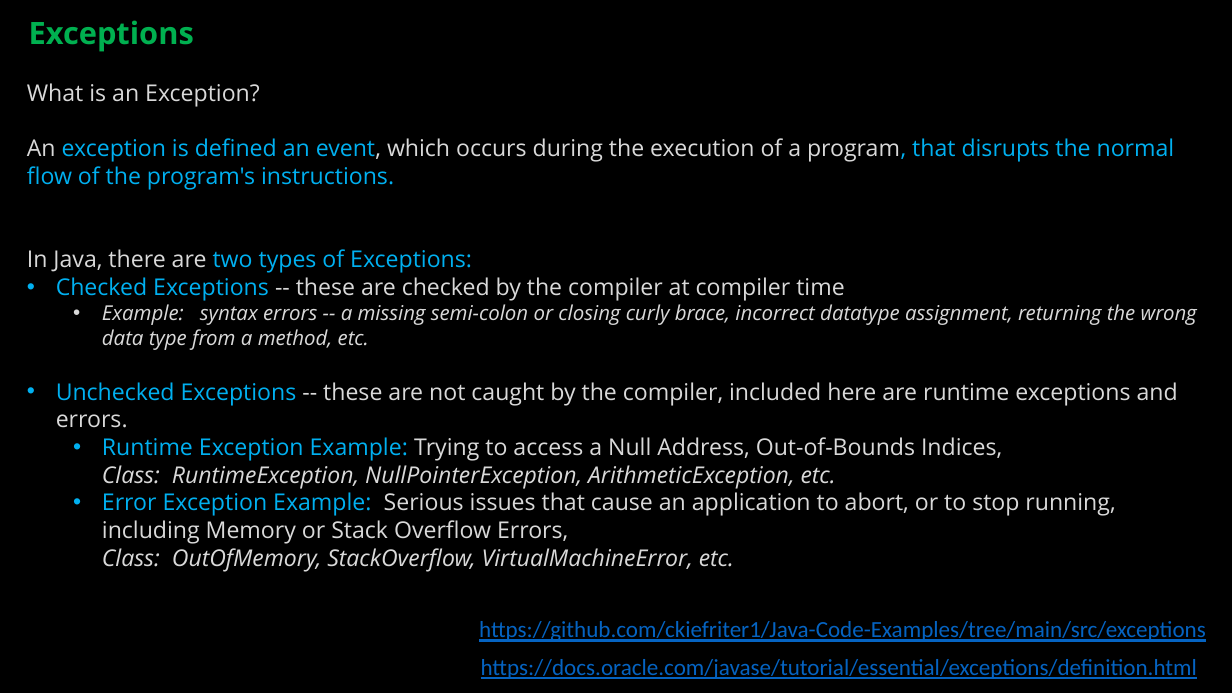
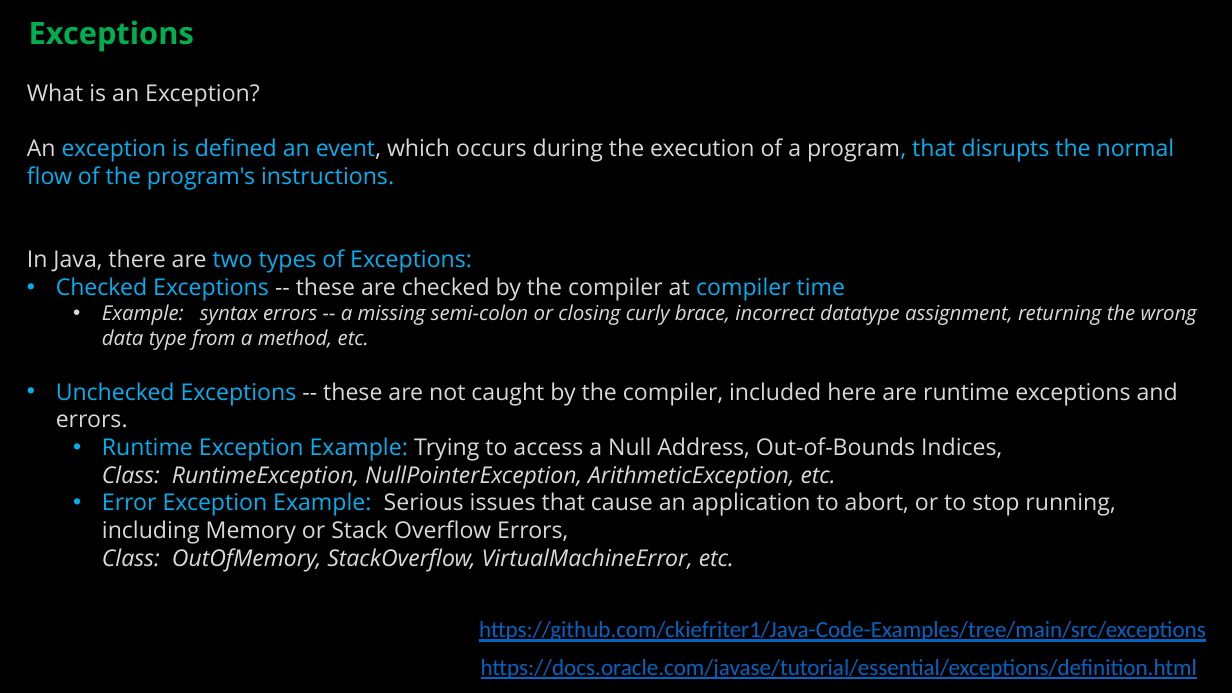
Before and after one commit to ckiefriter1/PT-BESD, a slide deck: slide 9 of Week5/BESD Week 5.pptx. Drawn at 1232x693 pixels with LibreOffice and Linux fonts; fonts in the diff are those of the drawing. Boxes give left, top, right and bottom in pixels: in the first picture for what was removed or moved away, otherwise in the second. Text is boxed around its words. In the diff, an @@ line names an element or a change of style, - is before the commit and + after.

```diff
--- a/Week5/BESD Week 5.pptx
+++ b/Week5/BESD Week 5.pptx
@@ text at <box>56,277,845,301</box>: text colour #D9D9D9 to #00B0F0 in "compiler time" @@
```
Also in this commit, not shown: 4 other slides changed, 1 other file.
